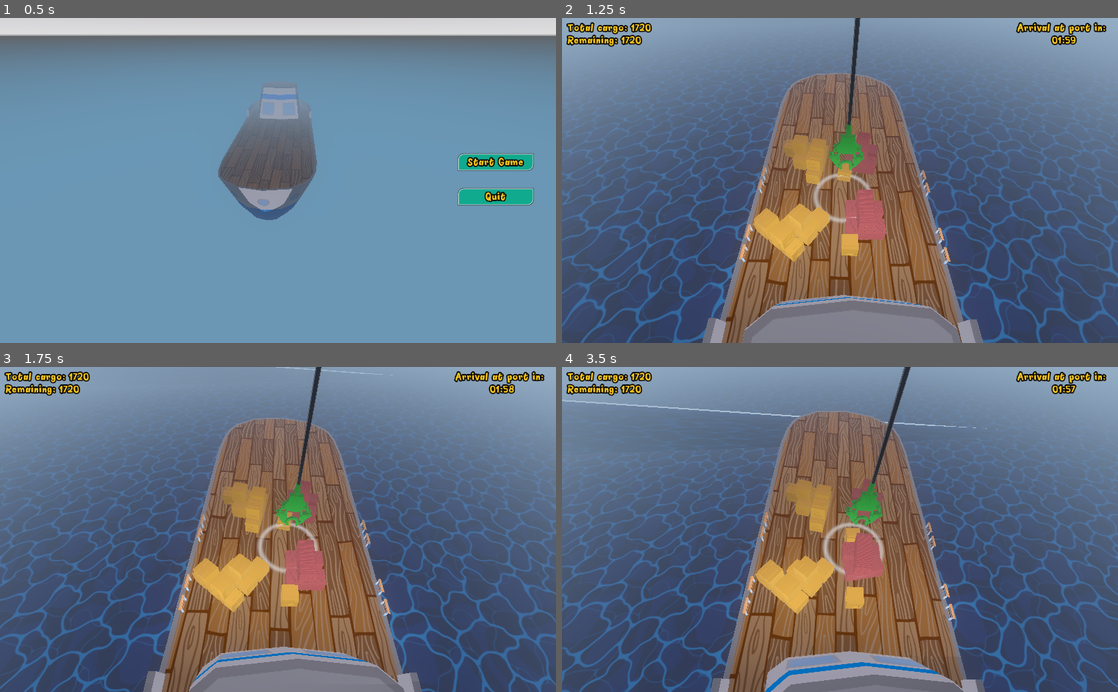
Above: before the commit, frames 1-4 (two rows, left to right).
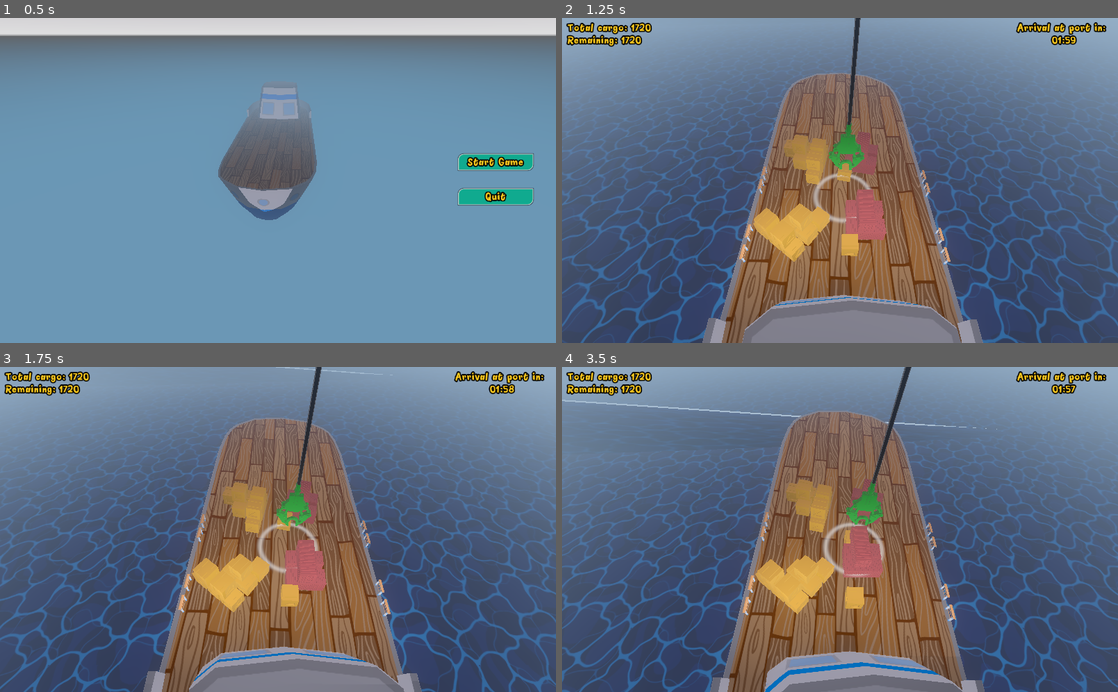
Above: after the commit, the same moments.

Repository: Boivin92/GMTK2020
Game: Godot game, scene res://Game/Menu/MainMenu.tscn
Same seed, same stepped clock (60 frames per second), same inputs: the game is played once before the commit and once after it.
Inputs (mouse positions are in pixels of both pictures, inside the frame that each line leads up to):
- Up to frame 1 (0.5 s): no input
- Up to frame 2 (1.25 s): click "Start Game" at 0.5 s
- Up to frame 3 (1.75 s): move the mouse to (400, 513) at 1.27 s; press the mouse at (400, 513) at 1.28 s; hold Right (ui_right) from 1.28 s (still down)
- Up to frame 4 (3.5 s): move the mouse to (728, 545) at 2.02 s; release Right (ui_right) at 2.03 s; release the mouse at (728, 545) at 2.03 s; hold Down (ui_down) 2.03-2.78 s; click (728, 545) at 2.1 s; move the mouse to (895, 458) at 2.77 s; press the mouse at (895, 458) at 2.78 s; hold Right (ui_right) from 2.78 s (still down)

Frame 1 is identical in both runs. In frame 2, less than 0.1% of the frame differs, in the area x 25-76%, y 0-100%; in frame 3, 0.5%; in frame 4, 3.0%, in the area x 26-77%, y 0-100%.

Commit message:
Augmente l'amplitude maximale du roulement de base du bateau

Diff:
--- a/Boat/boat_big.gd
+++ b/Boat/boat_big.gd
@@ -1,21 +1,28 @@
 extends KinematicBody
 
 export (float, 0, 20, 0.1) var roll_period = 1.0
-export (float, 0, 1, 0.05) var roll_amplitude = 1.0
+export (float, 0, 10, 0.05) var roll_amplitude = 1.0
 export (float, 0, 20, 0.1) var pitch_period = 1.0
-export (float, 0, 1, 0.05) var pitch_amplitude = 1.0
+export (float, 0, 10, 0.05) var pitch_amplitude = 1.0
 
 var time_itself = 0
+var wave_events := []
 
 func _physics_process(delta):
 	time_itself += delta
-	rotation.z = get_pitch()
-	rotation.x = get_roll()
+	rotate_z(get_pitch() - rotation.z)
+	rotate_x(get_roll() - rotation.x)
 
 func get_roll() -> float:
-	var base = -sin( time_itself * PI / roll_period ) * roll_amplitude / 10
+	var base = -get_wave_part(time_itself, roll_period, roll_amplitude)
 	return base
 
 func get_pitch() -> float:
-	var base = sin( time_itself * PI / pitch_period ) * pitch_amplitude / 10
+	var base = get_wave_part(time_itself, pitch_period, pitch_amplitude)
 	return base
+
+func get_wave_part(time: float, period: float, amplitude: float) -> float:
+	return sin( time * PI / period ) * amplitude / 10
+
+func add_wave_event(duration: float, amplitude: float, direction: float) -> void:
+	pass
